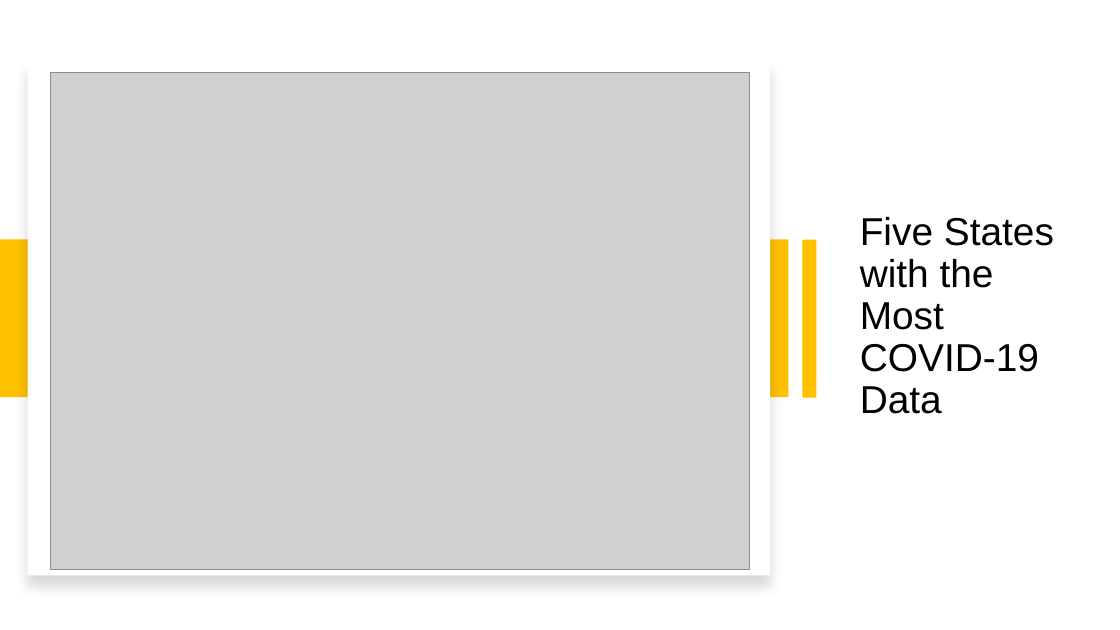
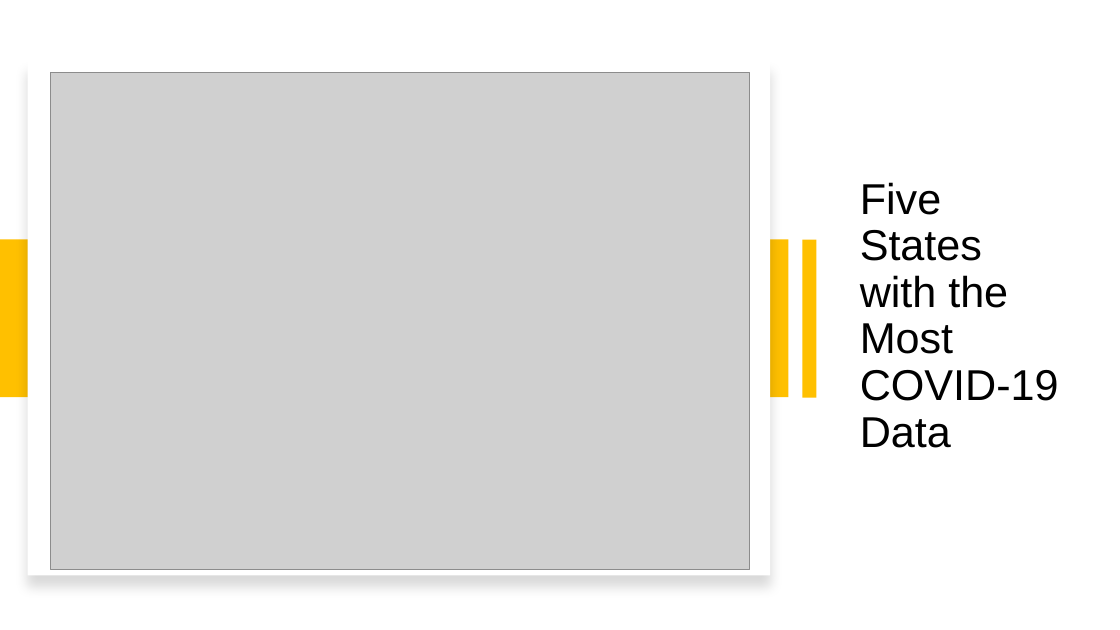
Before and after one commit to cxclark/covid19-analysis, a slide deck: slide 6 of 2020_10_30_covid_usa_analysis.pptx (slide 5 before the commit). Drawn at 1120x630 pixels with LibreOffice and Linux fonts; fonts in the diff are those of the drawing; grey boxes stand for pictures. Boxes give left, top, right and bottom in pixels: in the first picture for what was removed or moved away, otherwise in the second. Text is boxed around its words. In the diff, an @@ line names an element or a change of style, - is before the commit and + after.

```diff
--- a/2020_10_30_covid_usa_analysis.pptx
+++ b/2020_10_30_covid_usa_analysis.pptx
@@ title "Five States with the Most ..." at [860, 182, 1059, 448]: size 33.3 to 37 pt @@
```
Also in this commit, not shown: 6 other slides changed, 4 slides added, 1 slide removed, 2 other files.
